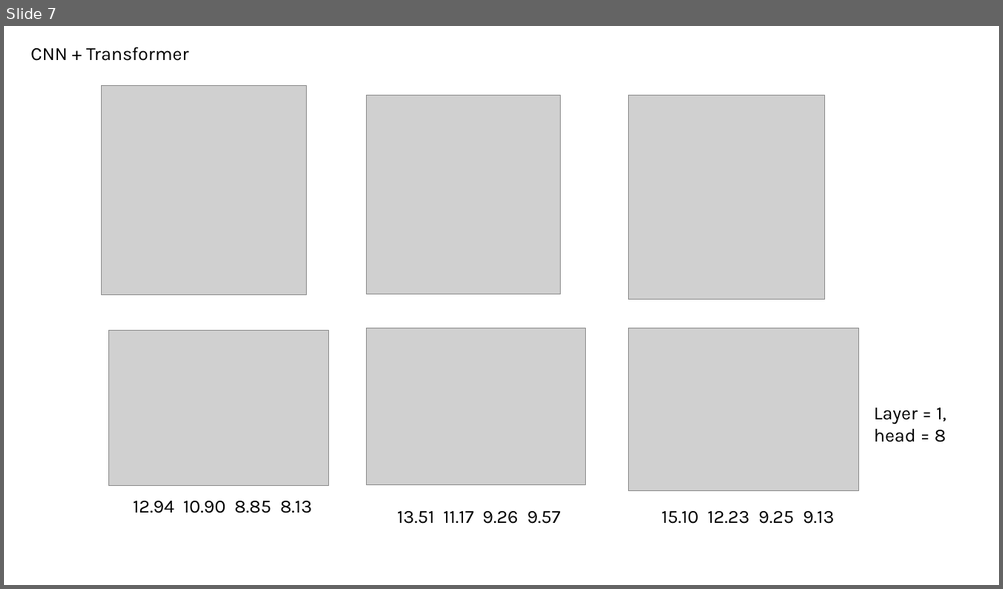
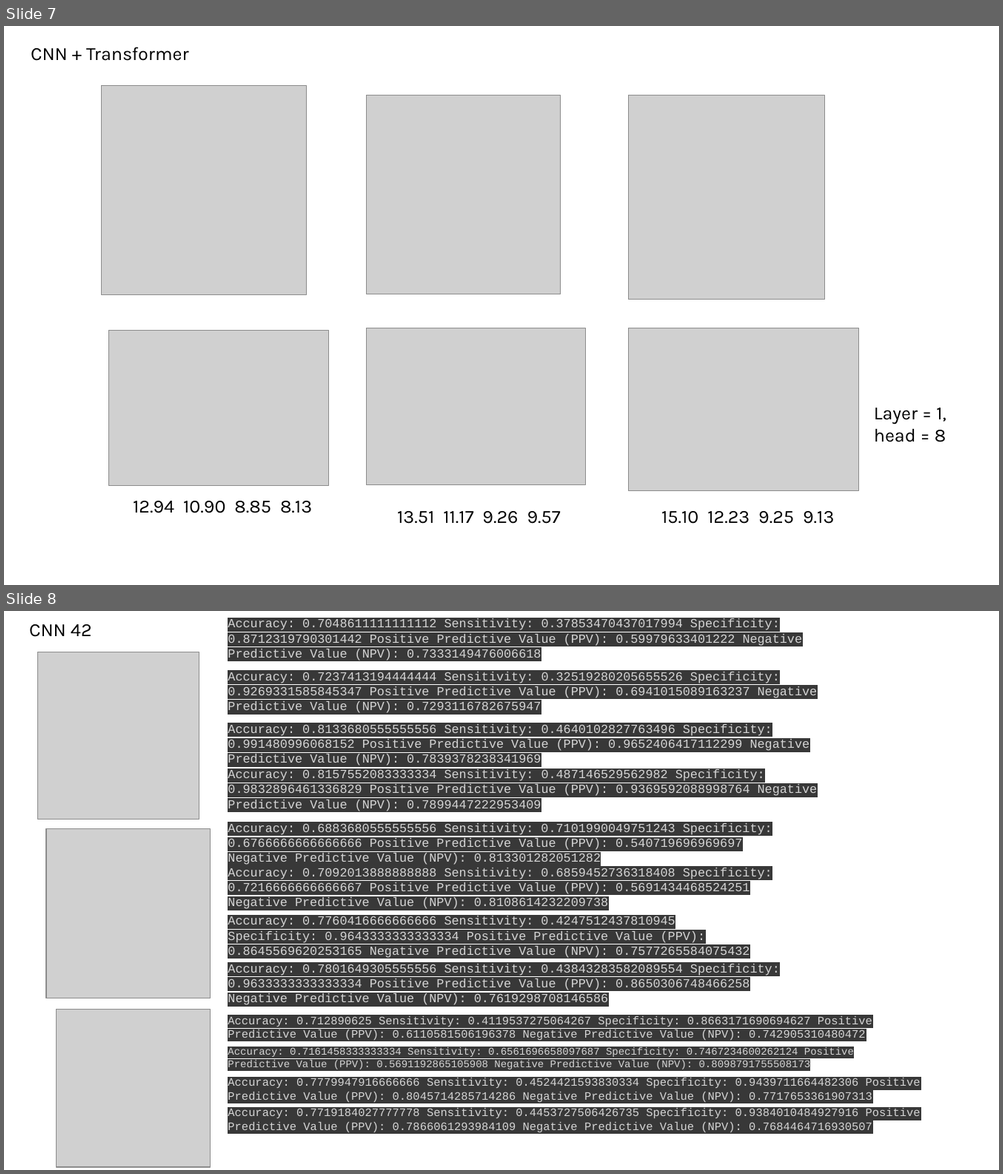
Before and after one commit to brianshih95/Intraoperative-Hypotension-Prediction, a slide deck: result.pptx. Shown one above the other, each under a label of ours: slide 7 before the commit, slides 7 and 8 after it. The pictures are 1003x589 and 1003x1174 pixels, drawn with LibreOffice and Linux fonts; fonts in the diff are those of the drawing; grey boxes stand for pictures. Boxes give left, top, right and bottom in pixels: in the first picture for what was removed or moved away, otherwise in the second. Text is boxed around its words. In the diff, an @@ line names an element or a change of style, - is before the commit and + after.

```diff
--- a/result.pptx
+++ b/result.pptx
@@ slide 8 added at [4,611,999,1170], background #FFFFFF @@
@@ text added at [29,624,92,637], 18 pt, text #000000 @@
+CNN 42
@@ text added at [227,618,802,661], 12 pt, text #D5D5D5 @@
+Accuracy: 0.7048611111111112 Sensitivity: 0.37853470437017994 Specificity: 0.8712319790301442 Positive Predictive Value (PPV): 0.59979633401222 Negative Predictive Value (NPV): 0.7333149476006618
@@ picture added at [37,652,199,819] @@
@@ text added at [227,672,817,713], 12 pt, text #D5D5D5 @@
+Accuracy: 0.7237413194444444 Sensitivity: 0.32519280205655526 Specificity: 0.9269331585845347 Positive Predictive Value (PPV): 0.6941015089163237 Negative Predictive Value (NPV): 0.7293116782675947
@@ text added at [227,724,810,766], 12 pt, text #D5D5D5 @@
+Accuracy: 0.8133680555555556 Sensitivity: 0.4640102827763496 Specificity: 0.991480996068152 Positive Predictive Value (PPV): 0.9652406417112299 Negative Predictive Value (NPV): 0.7839378238341969
@@ text added at [227,769,817,812], 12 pt, text #D5D5D5 @@
+Accuracy: 0.8157552083333334 Sensitivity: 0.487146529562982 Specificity: 0.9832896461336829 Positive Predictive Value (PPV): 0.9369592088998764 Negative Predictive Value (NPV): 0.7899447222953409
@@ picture added at [46,829,210,998] @@
@@ text added at [227,823,772,865], 12 pt, text #D5D5D5 @@
+Accuracy: 0.6883680555555556 Sensitivity: 0.7101990049751243 Specificity: 0.6766666666666666 Positive Predictive Value (PPV): 0.540719696969697 Negative Predictive Value (NPV): 0.813301282051282
@@ text added at [227,868,772,909], 12 pt, text #D5D5D5 @@
+Accuracy: 0.7092013888888888 Sensitivity: 0.6859452736318408 Specificity: 0.7216666666666667 Positive Predictive Value (PPV): 0.5691434468524251 Negative Predictive Value (NPV): 0.8108614232209738
@@ text added at [227,916,749,958], 12 pt, text #D5D5D5 @@
+Accuracy: 0.7760416666666666 Sensitivity: 0.4247512437810945 Specificity: 0.9643333333333334 Positive Predictive Value (PPV): 0.8645569620253165 Negative Predictive Value (NPV): 0.7577265584075432
@@ text added at [227,964,780,1005], 12 pt, text #D5D5D5 @@
+Accuracy: 0.7801649305555556 Sensitivity: 0.43843283582089554 Specificity: 0.9633333333333334 Positive Predictive Value (PPV): 0.8650306748466258 Negative Predictive Value (NPV): 0.7619298708146586
@@ picture added at [57,1009,210,1167] @@
@@ text added at [227,1017,872,1040], 11 pt, text #D5D5D5 @@
+Accuracy: 0.712890625 Sensitivity: 0.4119537275064267 Specificity: 0.8663171690694627 Positive Predictive Value (PPV): 0.6110581506196378 Negative Predictive Value (NPV): 0.742905310480472
@@ text added at [227,1048,854,1071], 10 pt, text #D5D5D5 @@
+Accuracy: 0.7161458333333334 Sensitivity: 0.6561696658097687 Specificity: 0.7467234600262124 Positive Predictive Value (PPV): 0.5691192865105908 Negative Predictive Value (NPV): 0.8098791755508173
@@ text added at [227,1078,920,1102], 11 pt, text #D5D5D5 @@
+Accuracy: 0.7779947916666666 Sensitivity: 0.4524421593830334 Specificity: 0.9439711664482306 Positive Predictive Value (PPV): 0.8045714285714286 Negative Predictive Value (NPV): 0.7717653361907313
@@ text added at [227,1108,920,1133], 11 pt, text #D5D5D5 @@
+Accuracy: 0.7719184027777778 Sensitivity: 0.4453727506426735 Specificity: 0.9384010484927916 Positive Predictive Value (PPV): 0.7866061293984109 Negative Predictive Value (NPV): 0.7684464716930507
```
Also in this commit, not shown: 10 other slides added, 3 other files.
